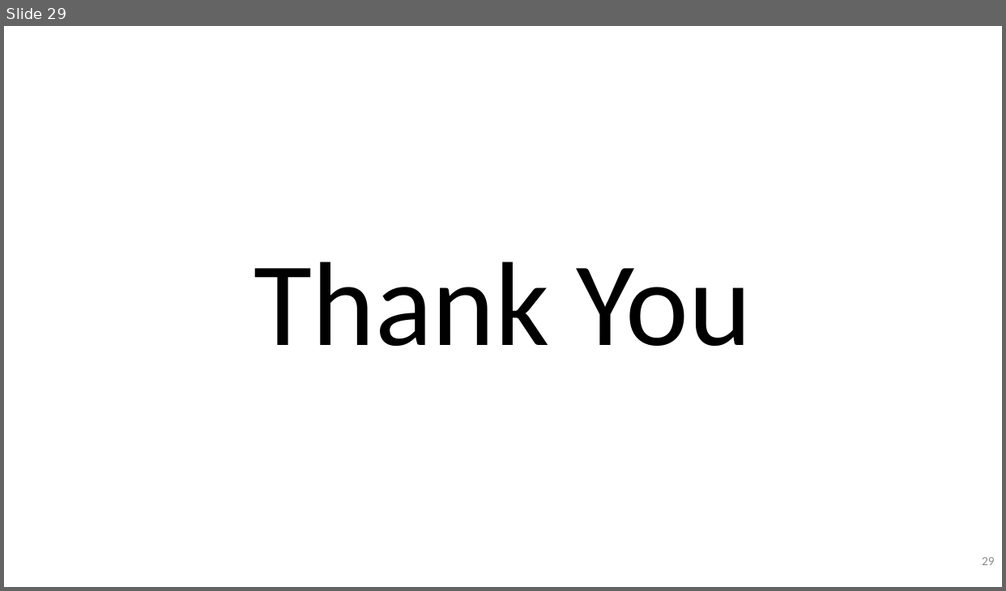
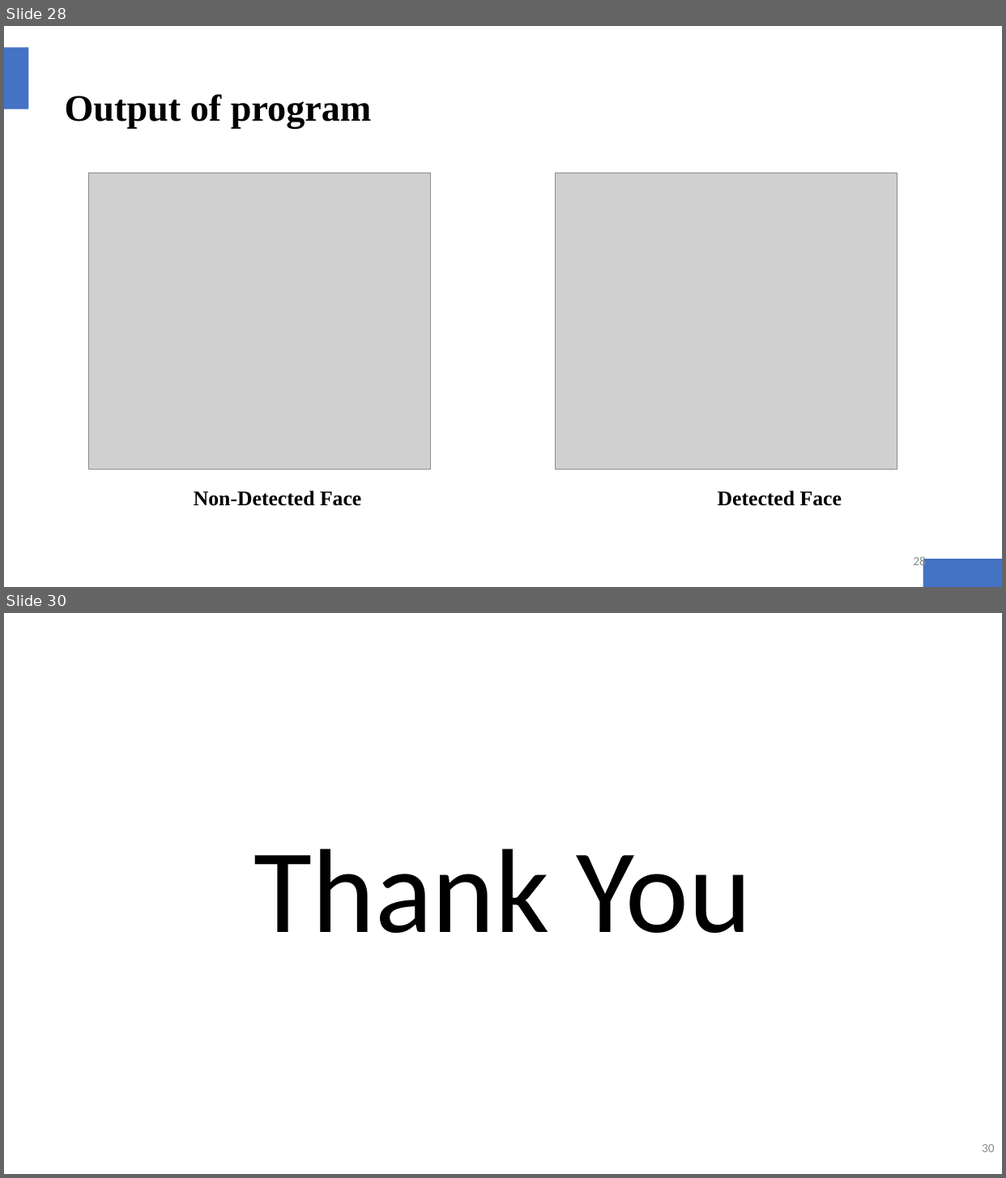
Before and after one commit to krishna-46/6thsem_Internship2023, a slide deck: Reports/SEE PPT's/Final ppt/KRISHNA.pptx. Shown one above the other, each under a label of ours: slide 29 before the commit, slides 28 and 30 after it; the slides between them are not shown. The pictures are 1006x591 and 1006x1178 pixels, drawn with LibreOffice and Linux fonts; fonts in the diff are those of the drawing; grey boxes stand for pictures. Boxes give left, top, right and bottom in pixels: in the first picture for what was removed or moved away, otherwise in the second. Text is boxed around its words. In the diff, an @@ line names an element or a change of style, - is before the commit and + after.

```diff
--- a/Reports/SEE PPT's/Final ppt/KRISHNA.pptx
+++ b/Reports/SEE PPT's/Final ppt/KRISHNA.pptx
@@ slide 28 added at (x1=4, y1=26, x2=1002, y2=587), background #FFFFFF; not listed: 2 template elements that a slide beside it also shows @@
@@ text added at (x1=65, y1=94, x2=372, y2=128), 36 pt, text #000000, bold @@
+Output of program
@@ picture added at (x1=88, y1=173, x2=431, y2=470) @@
@@ picture added at (x1=555, y1=173, x2=897, y2=470) @@
@@ title added at (x1=194, y1=491, x2=842, y2=506), 20 pt, text #000000, bold @@
+Non-Detected Face Detected Face
@@ page number added at (x1=913, y1=557, x2=926, y2=570), 12 pt, text #8C8C8C @@
+28
@@ what was slide 29 is now slide 30 @@
@@ page number at (x1=982, y1=1144, x2=995, y2=1152): text changed @@
-29
+30
```
Also in this commit, not shown: 26 slides changed, 1 other slide added, 1 slide removed, 9 other files.
